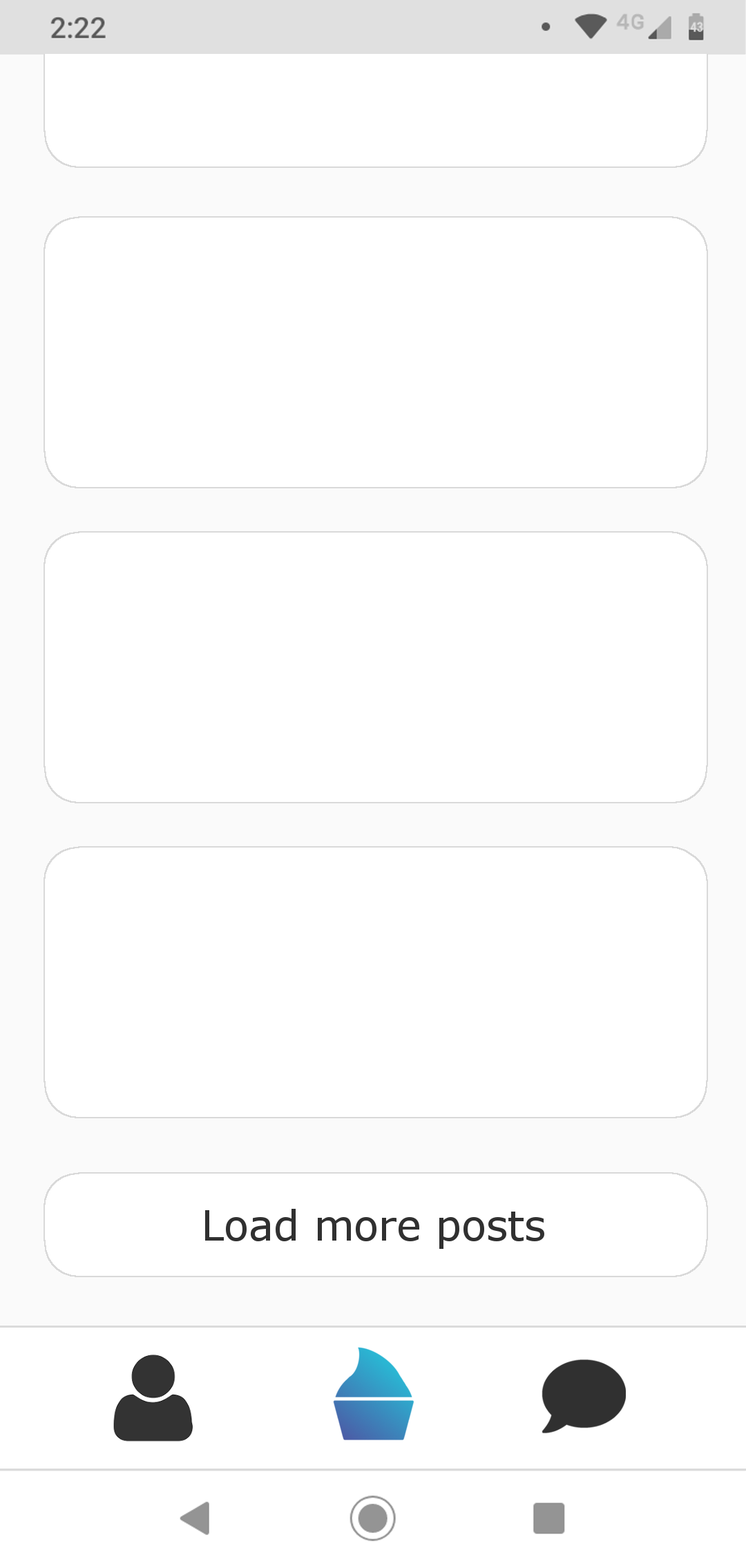
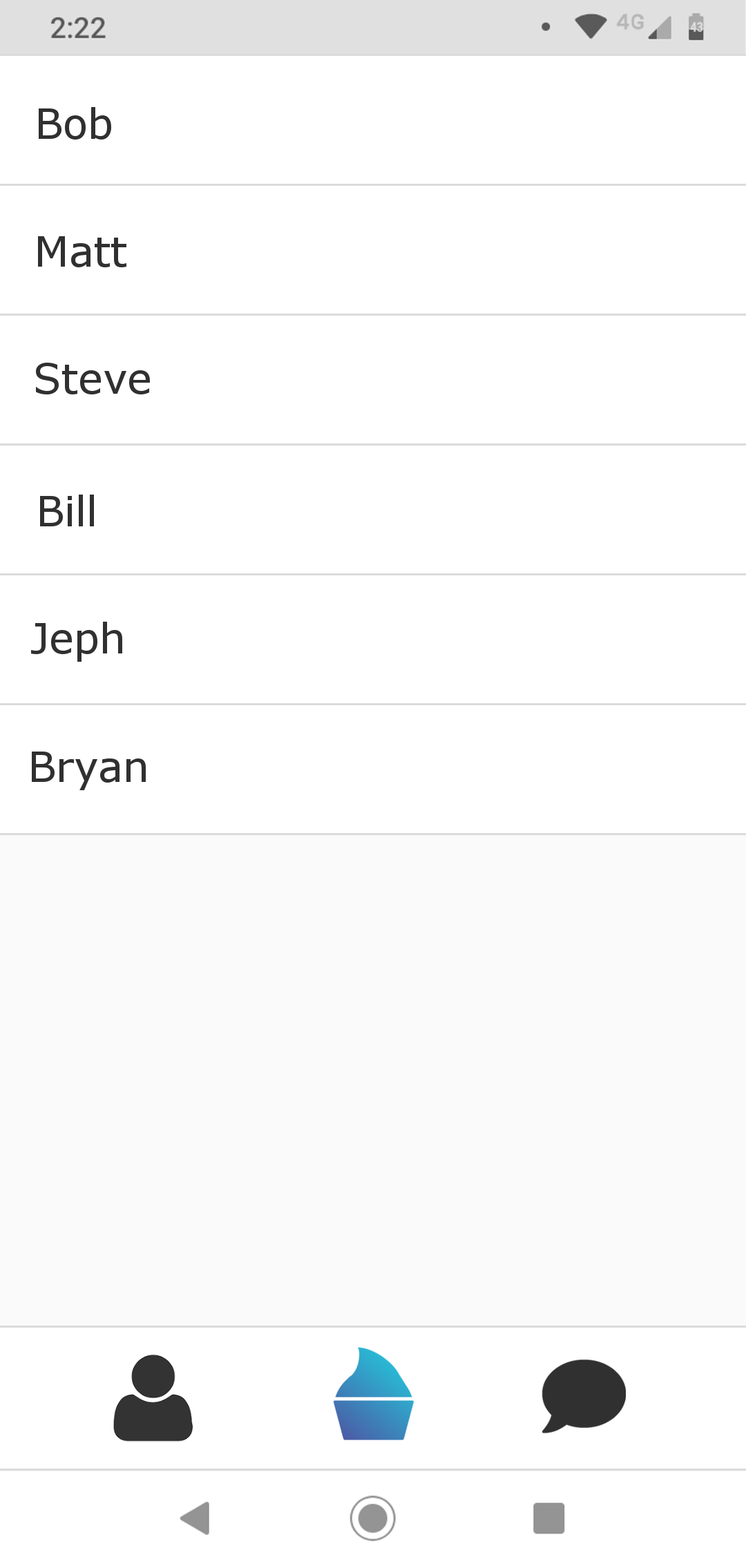
Layers edited between the first and the second w=746, h=1568 image:
added layer "Messages" above "Feed" over [0, 53, 746, 836]
hid "Feed" over [43, 53, 709, 1278]
